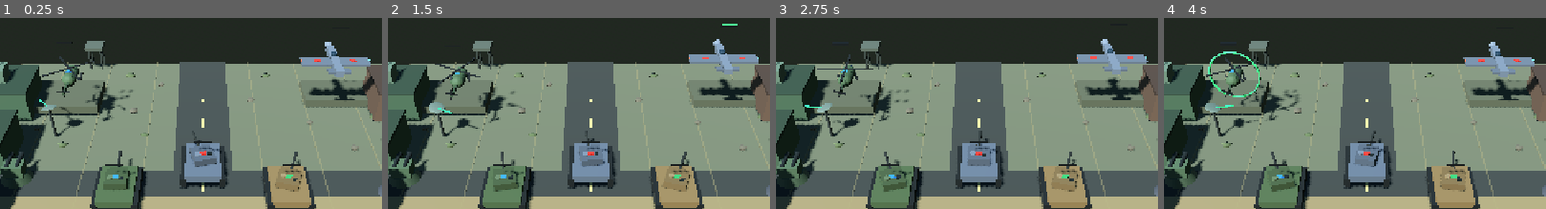
Above: before the commit, frames 1-4 (left to right).
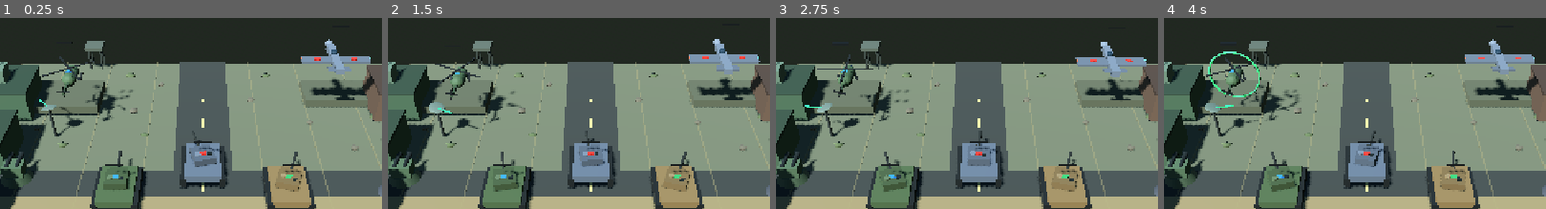
Above: after the commit, the same moments.

Repository: Jamalalbaroty/storm-generals-mobil
Game: Godot game, scene res://prototype_3d/battlefield_3d.tscn
Same seed, same stepped clock (60 frames per second), same inputs: the game is played once before the commit and once after it. This scene is started directly instead of the project's main scene.
Inputs (mouse positions are % of the whole screen's width and height, from its top left):
- Up to frame 1 (0.25 s): no input
- Up to frame 2 (1.5 s): move the mouse to (45, 66) at 0.52 s; click (45, 66) at 0.67 s; drag from (80, 61) to (45, 66) at 1.27 s
- Up to frame 3 (2.75 s): move the mouse to (20, 27) at 2.02 s; click (20, 27) at 2.17 s
- Up to frame 4 (4 s): drag from (55, 44) to (20, 27) at 2.77 s; move the mouse to (35, 16) at 3.52 s; click (35, 16) at 3.67 s
The pictures show only the part of the screen within x 24-74%, y 0-50%; the shares and areas given below are measured in that part.

The runs differ from the first frame. In frame 1, 1.0% of the frame differs, in the area x 78-98%, y 11-43%; in frame 2, 0.3%; in frame 3, 1.4%; in frame 4, 1.3%.

Commit message:
Clear group markers when switching to a single target

Diff:
--- a/prototype_3d/battlefield_3d.gd
+++ b/prototype_3d/battlefield_3d.gd
@@ -2254,6 +2254,7 @@
 			return
 		selected_tank = tapped_tank
 		selected_live_units.clear()
+		_refresh_group_selection_rings()
 		attack_target = null
 		has_selected_destination = false
 		selection_ring.visible = true
